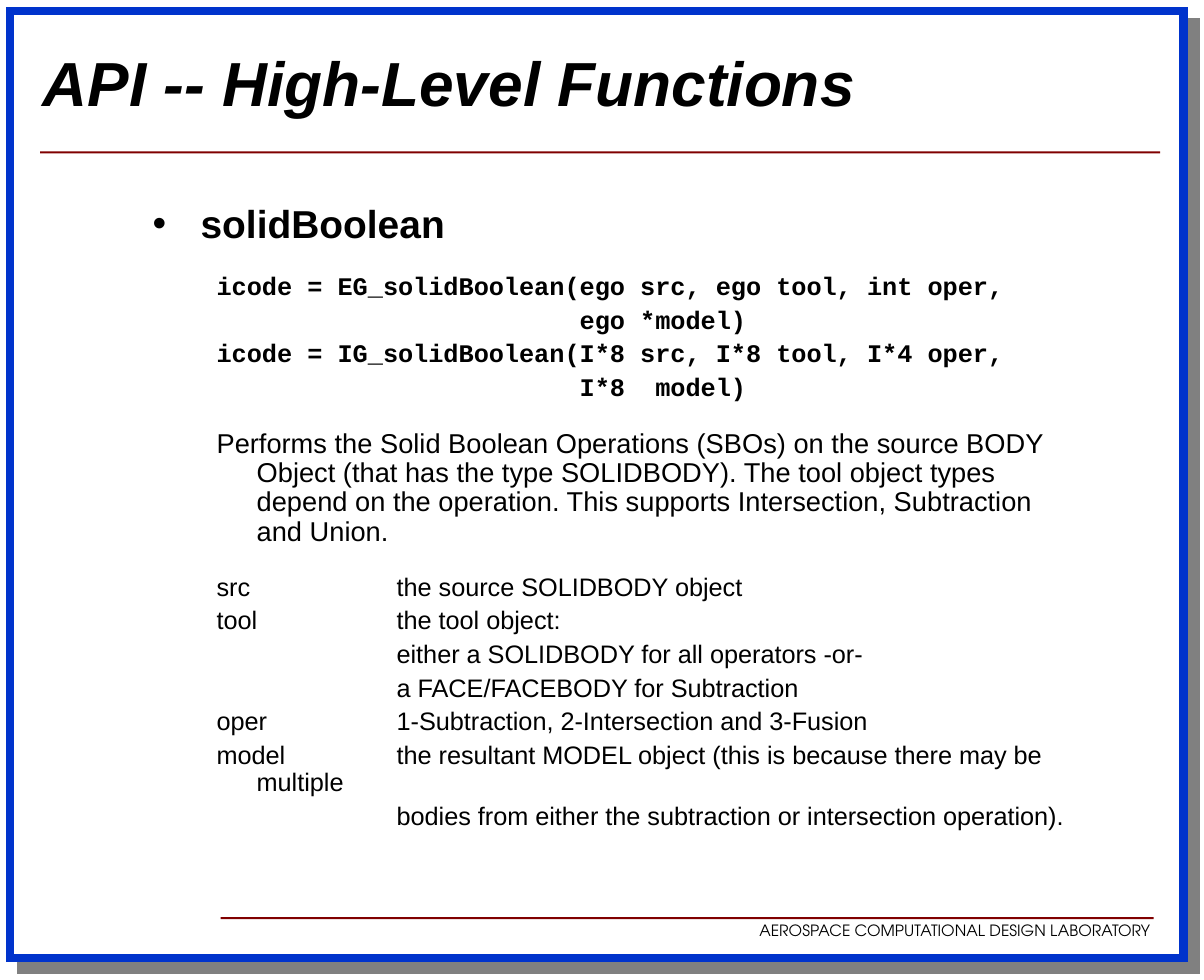
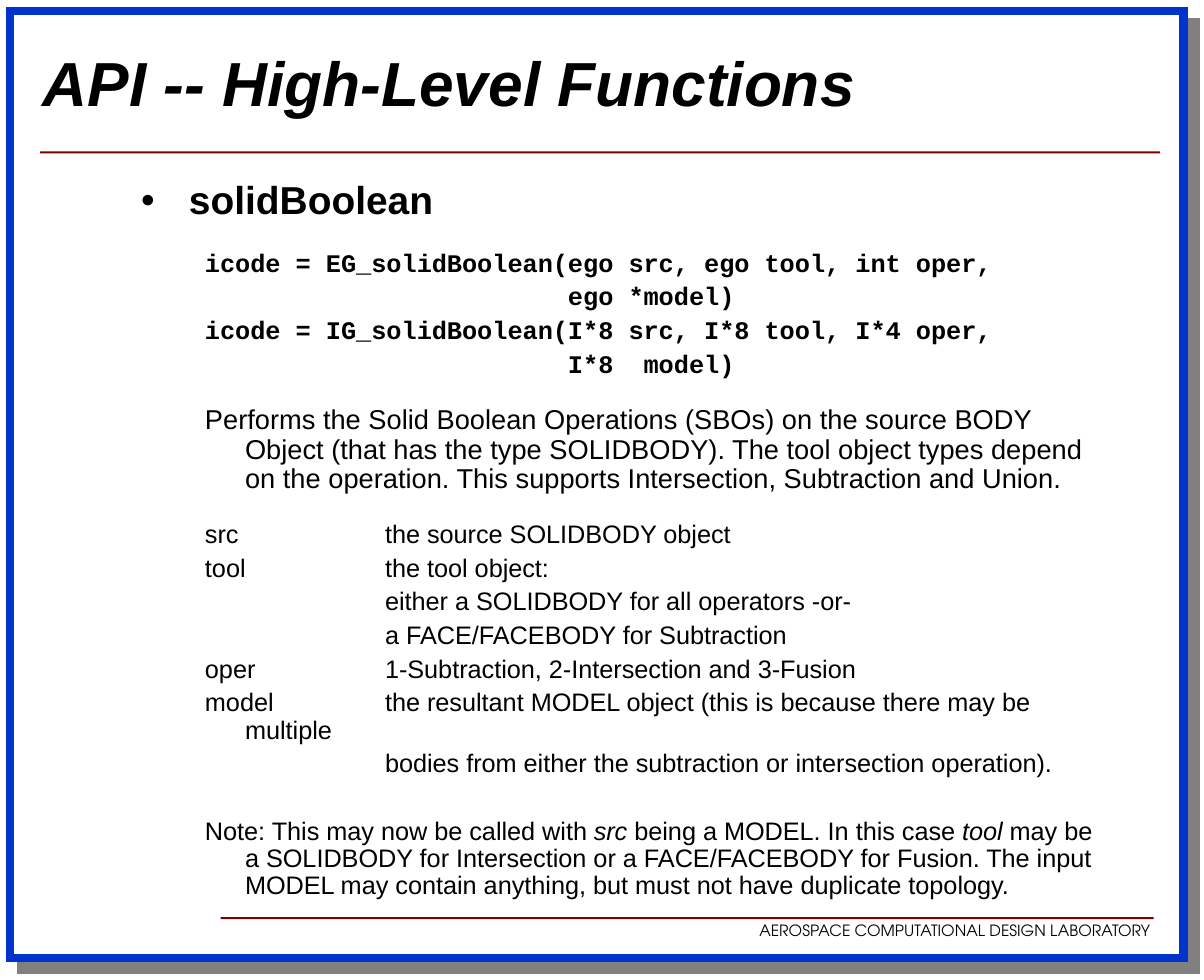
Before and after one commit to OpenMDAO/EGADS, a slide deck: slide 69 of docs/egads.ppt. Drawn at 1204x980 pixels with LibreOffice and Linux fonts; fonts in the diff are those of the drawing; background and template pictures are left out. Boxes give left, top, right and bottom in pixels: in the first picture for what was removed or moved away, otherwise in the second. Text is boxed around its words. In the diff, an @@ line names an element or a change of style, - is before the commit and + after.

```diff
--- a/docs/egads.ppt
+++ b/docs/egads.ppt
@@ text "solidBoolean": place and size @@
-text "solidBoolean" at <box>201,209,1063,831</box>
+text "solidBoolean" at <box>189,185,1092,900</box>
@@ text at <box>205,821,1092,900</box>: paragraph added @@
+  Note: This may now be called with src being a MODEL. In this case tool may be a SOLIDBODY for Intersection or a FACE/FACEBODY for Fusion. The input MODEL may contain anything, but must not have duplicate topology.
```
Also in this commit, not shown: 7 other slides changed, 2 slides added, 18 other files.
